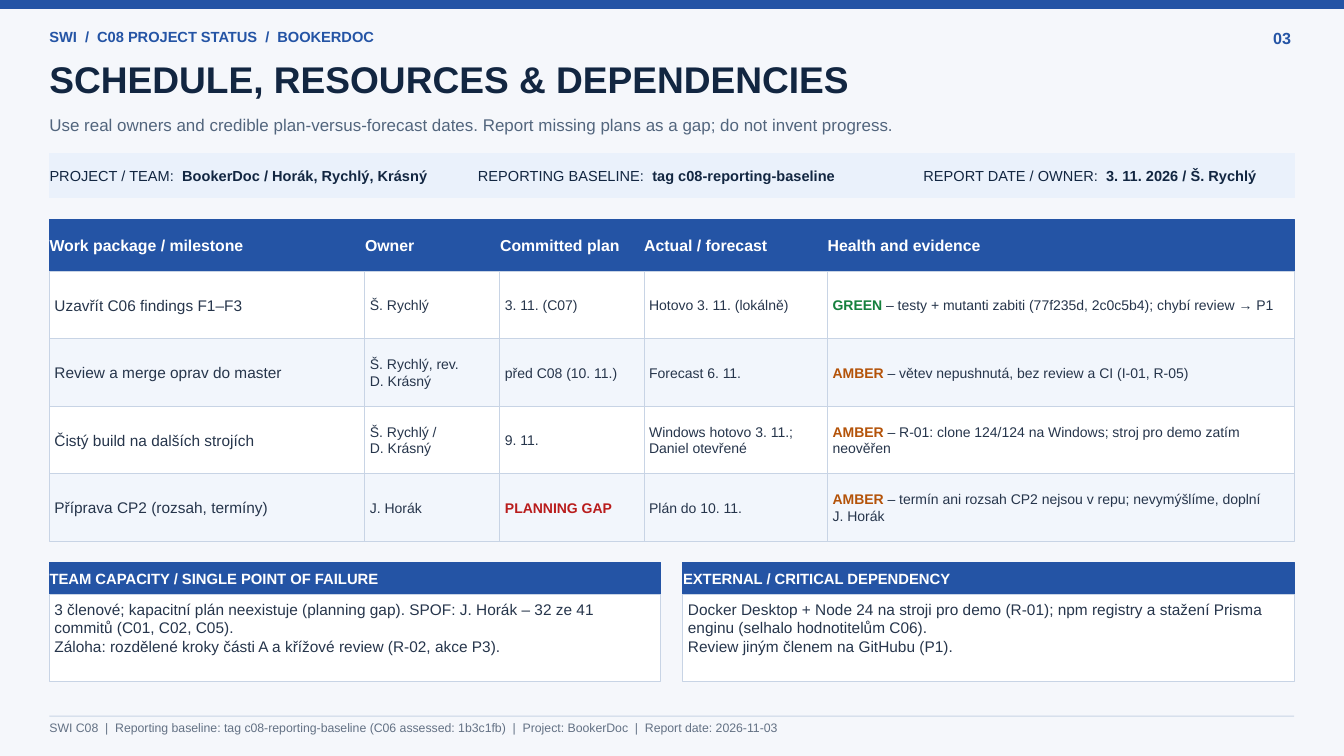
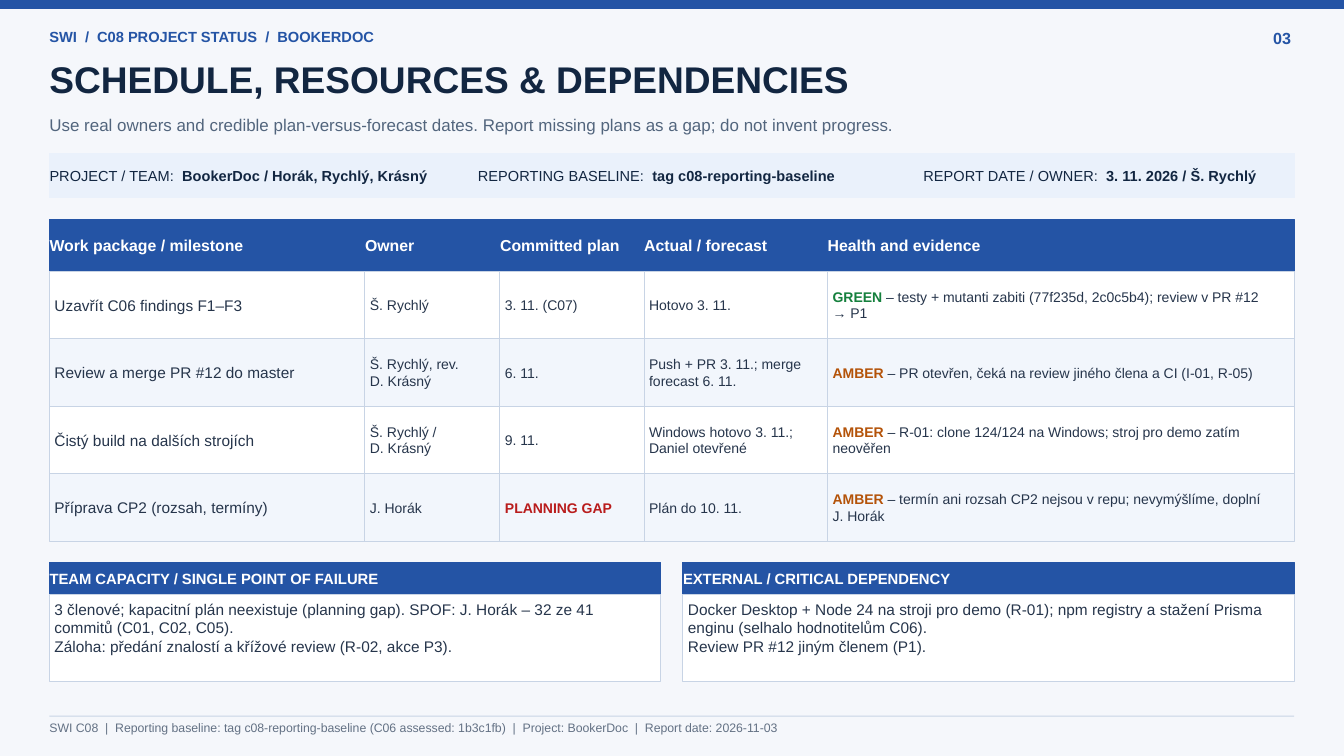
Before and after one commit to ethanjojo/reservationsystem-swi, a slide deck: slide 3 of docs/c08/C08_Project_Status_BookerDoc.pptx. Drawn at 1344x756 pixels with LibreOffice and Linux fonts; fonts in the diff are those of the drawing. Boxes give left, top, right and bottom in pixels: in the first picture for what was removed or moved away, otherwise in the second. Text is boxed around its words. In the diff, an @@ line names an element or a change of style, - is before the commit and + after.

```diff
--- a/docs/c08/C08_Project_Status_BookerDoc.pptx
+++ b/docs/c08/C08_Project_Status_BookerDoc.pptx
@@ text in rectangle at (833,292,1258,318): text changed @@
-GREEN – testy + mutanti zabiti (77f235d, 2c0c5b4); chybí review → P1
+GREEN – testy + mutanti zabiti (77f235d, 2c0c5b4); review v PR #12 → P1
@@ text in rectangle at (649,300,731,310): text changed @@
-Hotovo 3. 11. (lokálně)
+Hotovo 3. 11.
@@ text in rectangle at (649,359,802,386): text changed @@
-Forecast 6. 11.
+Push + PR 3. 11.; merge forecast 6. 11.
@@ text in rectangle at (54,367,294,381): text changed @@
-Review a merge oprav do master
+Review a merge PR #12 do master
@@ text in rectangle at (505,368,538,378): text changed @@
-před C08 (10. 11.)
+6. 11.
@@ text in rectangle at (833,367,1253,381): text changed @@
-AMBER – větev nepushnutá, bez review a CI (I-01, R-05)
+AMBER – PR otevřen, čeká na review jiného člena a CI (I-01, R-05)
@@ text in rectangle at (54,640,452,655): text changed @@
-Záloha: rozdělené kroky části A a křížové review (R-02, akce P3).
+Záloha: předání znalostí a křížové review (R-02, akce P3).
@@ text in rectangle at (688,640,926,655): text changed @@
-Review jiným členem na GitHubu (P1).
+Review PR #12 jiným členem (P1).
```
Also in this commit, not shown: 4 other slides changed, 5 other files.
